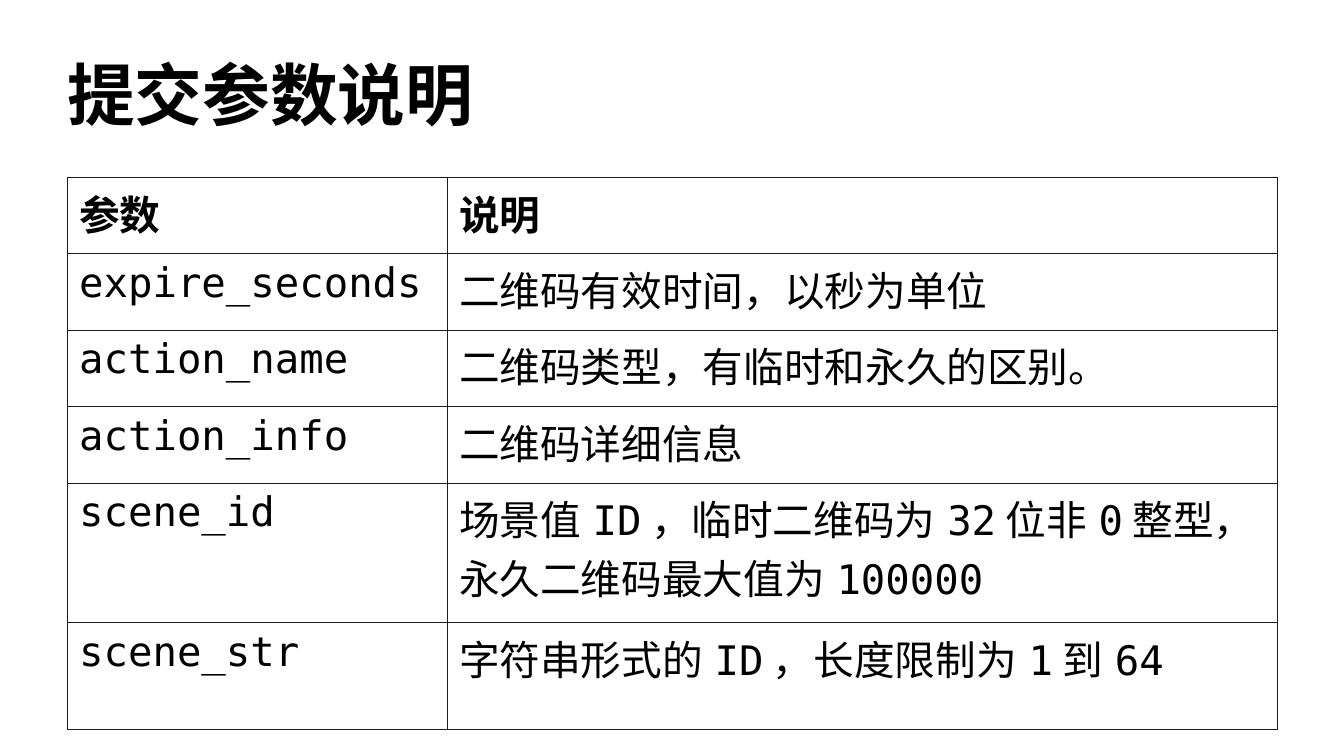
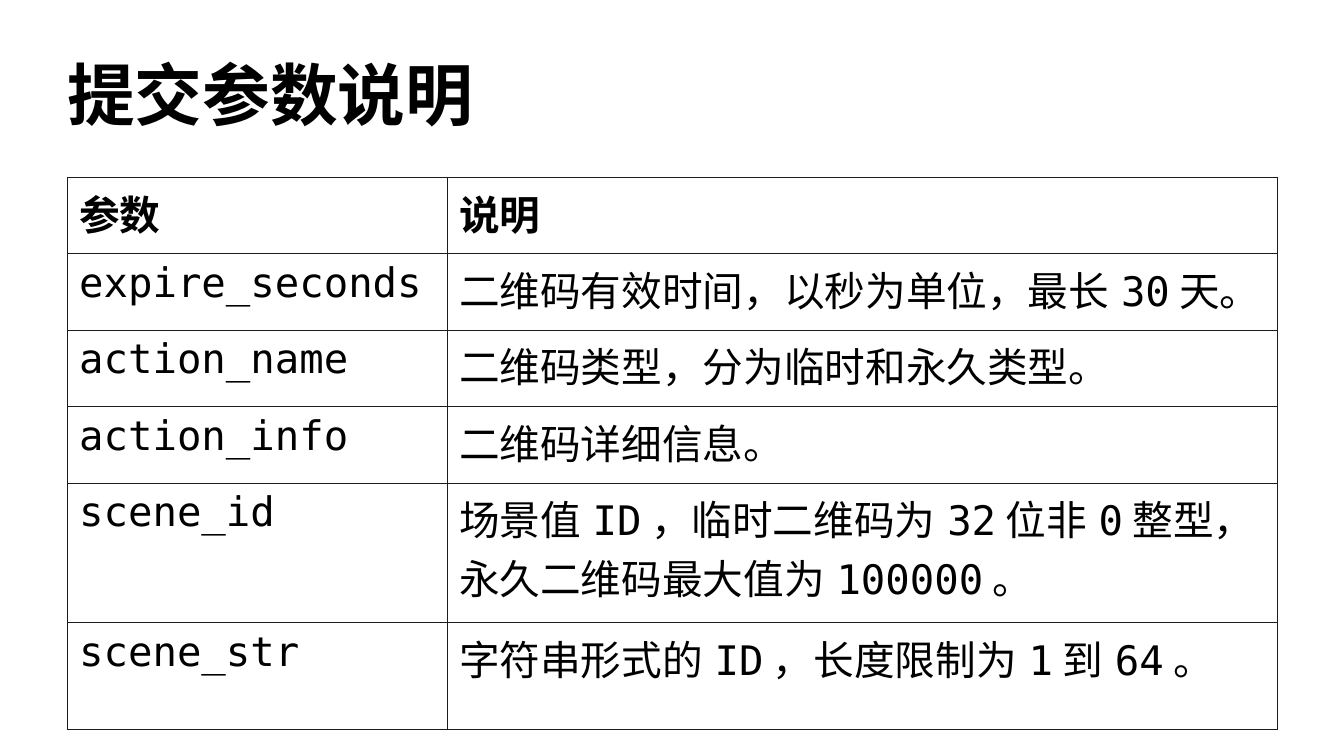
Before and after one commit to edu2act/course-wechat-and-miniprogram, a slide deck: slide 9 of ch09/创建带参数的二维码.odp. Drawn at 1344x756 pixels with LibreOffice and Linux fonts; fonts in the diff are those of the drawing. Boxes give left, top, right and bottom in pixels: in the first picture for what was removed or moved away, otherwise in the second. Text is boxed around its words. In the diff, an @@ line names an element or a change of style, - is before the commit and + after.

```diff
--- a/ch09/创建带参数的二维码.odp
+++ b/ch09/创建带参数的二维码.odp
@@ table at box(67, 177, 1278, 729) @@
-row 2, column 2: 二维码有效时间，以秒为单位
+row 2, column 2: 二维码有效时间，以秒为单位，最长30天。
-row 3, column 2: 二维码类型，有临时和永久的区别。
+row 3, column 2: 二维码类型，分为临时和永久类型。
-row 4, column 2: 二维码详细信息
+row 4, column 2: 二维码详细信息。
-row 5, column 2: 场景值ID，临时二维码为32位非0整型，永久二维码最大值为100000
+row 5, column 2: 场景值ID，临时二维码为32位非0整型，永久二维码最大值为100000。
-row 6, column 2: 字符串形式的ID，长度限制为1到64
+row 6, column 2: 字符串形式的ID，长度限制为1到64。
```
Also in this commit, not shown: 1 other slide changed, 5 other files.
